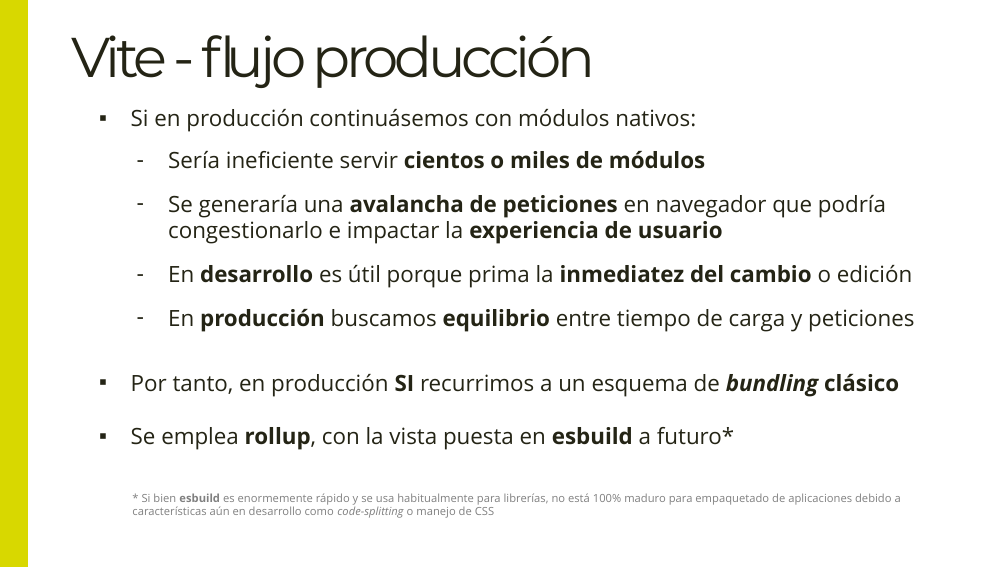
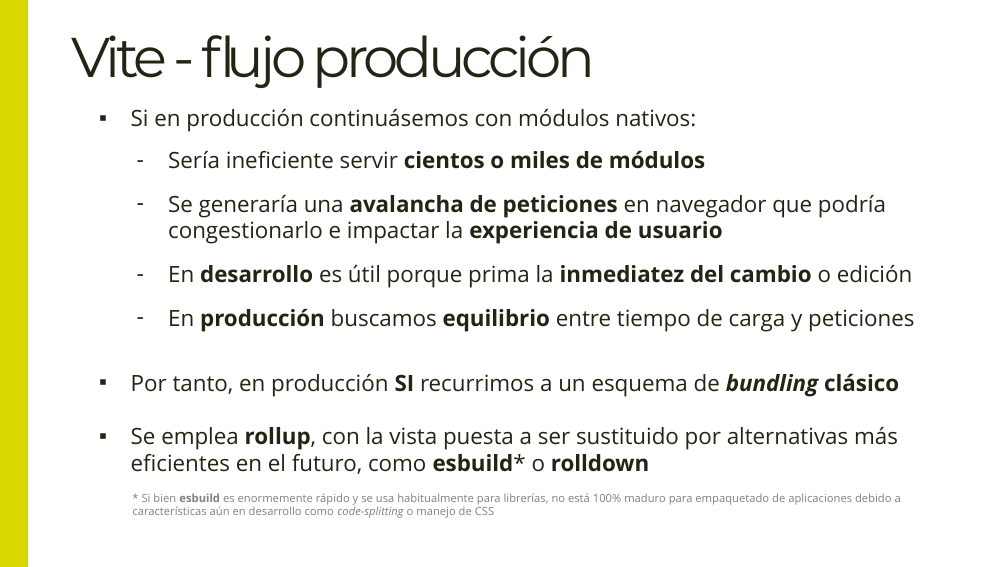
Before and after one commit to Lemoncode/master-frontend-lemoncode, a slide deck: slide 9 of 03-bundling/06-vite/00-teoría/Introducción a vite.pptx. Drawn at 1008x567 pixels with LibreOffice and Linux fonts; fonts in the diff are those of the drawing. Boxes give left, top, right and bottom in pixels: in the first picture for what was removed or moved away, otherwise in the second. Text is boxed around its words. In the diff, an @@ line names an element or a change of style, - is before the commit and + after.

```diff
--- a/03-bundling/06-vite/00-teoría/Introducción a vite.pptx
+++ b/03-bundling/06-vite/00-teoría/Introducción a vite.pptx
@@ text at (131,427,898,474): text changed @@
-▪ Se emplea rollup, con la vista puesta en esbuild a futuro*
+▪ Se emplea rollup, con la vista puesta a ser sustituido por alternativas más eficientes en el futuro, como esbuild* o rolldown
```
Also in this commit, not shown: 8 other files.
